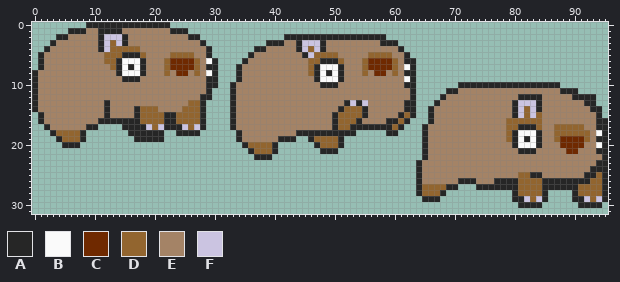
Two versions of one sprite sheet, Assets/Player/Wombat/Skin_Wombat_jump.png. The first picture shows the starting point.
The file is 96x32 pixels.
Palette (. is transparent): A #262626  B #fafafa  C #6f2900  D #92652f  E #a48366  F #cbc4e1
Pixels before (only the part around the change), first column x 60:
 4 EA..................................
 5 EEA.................................
 6 DEAA................................
 7 DEBA................................
 8 DEAA................................
 9 EEBA................................
10 EEAA.......AAAAAAAAAAAAAAAAA........
11 EEEA.....AAEEEEEEEEEEEEEEEEEAAA.....
12 EEEA....AEEEEEEEEEEEEAAAAEEEEEAAAA..
13 EEAA...AEEEEEEEEEEEEAFFFAEEEEEEEAA..
14 EEAA..AEEEEEEEEEEEEEAFDFAEEEEEEEEAA.
15 EADA..AEEEEEEEEEEEEEAFDFDEEEEEEEEEA.
16 ADA...AEEEEEEEEEEEEDDDDDDEEEEEEEEEAA
17 DA...AEEEEEEEEEEEEEDDAAADEEDDDDDEEAA
18 A....AEEEEEEEEEEEEEDABBBAEEDDDDDDEBA
19 .....AEEEEEEEEEEEEEDABABAEEDCCCCDEAA
20 .....AEEEEEEEEEEEEEEABBBAEEECCCCEEBA
21 .....AEEEEEEEEEEEEEEEAAAEEEEECCEEEAA
22 .....AEEEEEEEEEEEEEEEEEEEEEEEEEEEEEA
23 ....AEEEEEEEEEEEEEEEEEEEEEEEEEEEEEAA
24 ....AEEEEEEEEEEEEEEEEEEEEEEEEEEEEAAA
25 ....AEEEEEEEEEEEEEEEEDDAAEEEEEEEAADA
26 ....AEEEEEEAAAEEEAAAADDDDAAAAAAAADDA
27 ....ADDDDAA...AAAAAAADDDDAAAAAADDDDA
28 ....ADDDA...........ADDDDA....ADDDDA
29 .....AAA............AAFDFA....AAFDFA
30 .....................AAAA......AAAA.
31 ....................................
Now the later version:
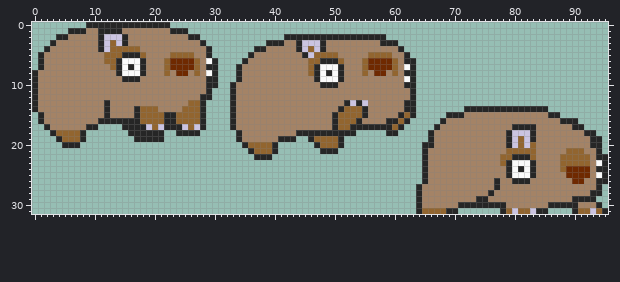
What changed:
Changed rows in their new state; - is an unchanged pixel.
first column x 64:
10 -------.................--------
11 -----......................-----
12 ----..........................--
13 ---...........................--
14 --......AAAAAAAA-AAA-A.........-
15 --...AAA--------EEEEE-AA.......-
16 --..A----------EEEEEE---AAA.....
17 -..A-----------EA---E--EEEAA....
18 -.A------------AFFFAE--EEEEEAA..
19 -.A------------AFDFAE--EEEEEEA-.
20 --A------------AFDFDE---EEEE-AA.
21 ---------------DDDDD-----DDD---.
22 --------------DDAAAD----DDDDD-A-
23 .A------------DABBBA----DDDDD-B-
24 .A-------------ABABA----DCCCCE--
25 .A-------------ABBB-E----CCCCEB-
26 .A-----EEE----EE-AAEEEEEEECCEEA-
27 -EEEEEEEEEEEE-EEEEEEEEEEEEEEEEA.
28 -EEEEEEEEEEEAEEEEEEEEEEEEEEEEAA.
29 AEEEEEEEEEAAEEEEEEEEEEEEEE--AA..
30 AEEEEEEAAAAAAAAEEEEEEEAAAAAEEE--
31 ADDDDAA-------ADFDDFAA----ADDFDA
